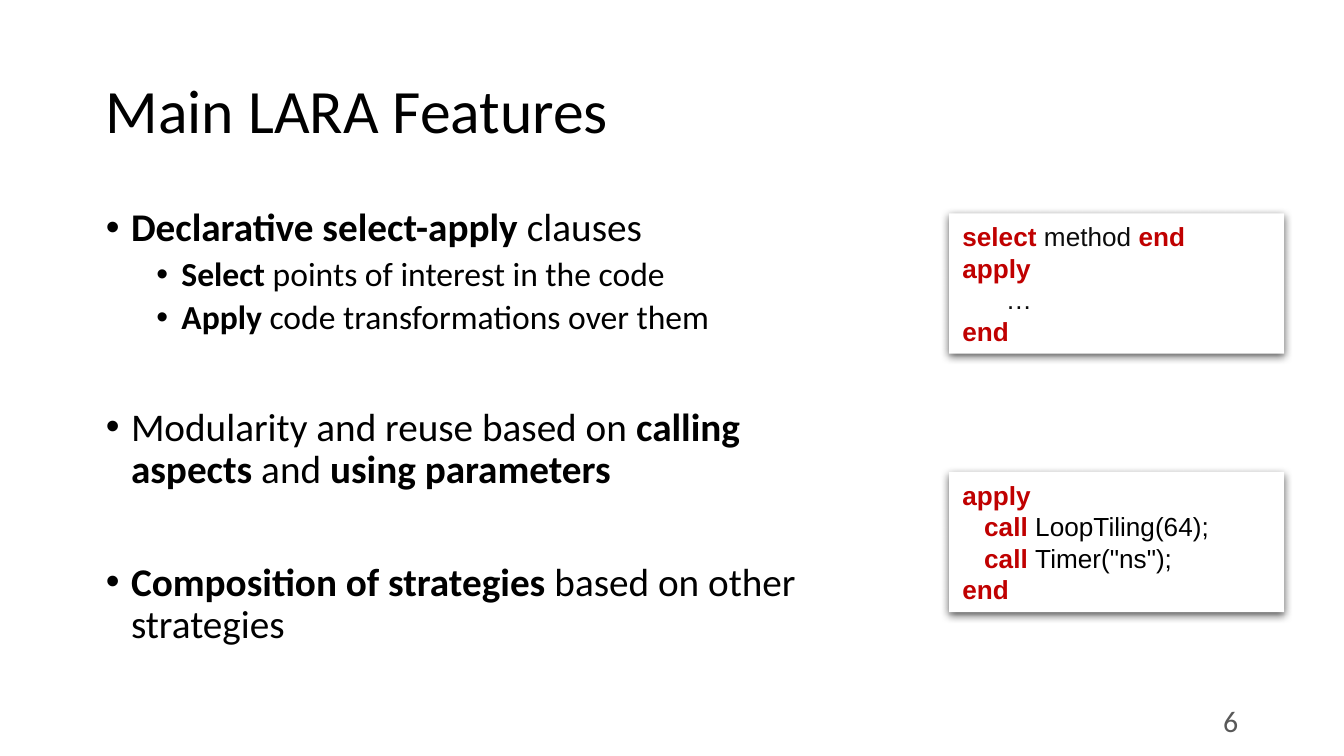
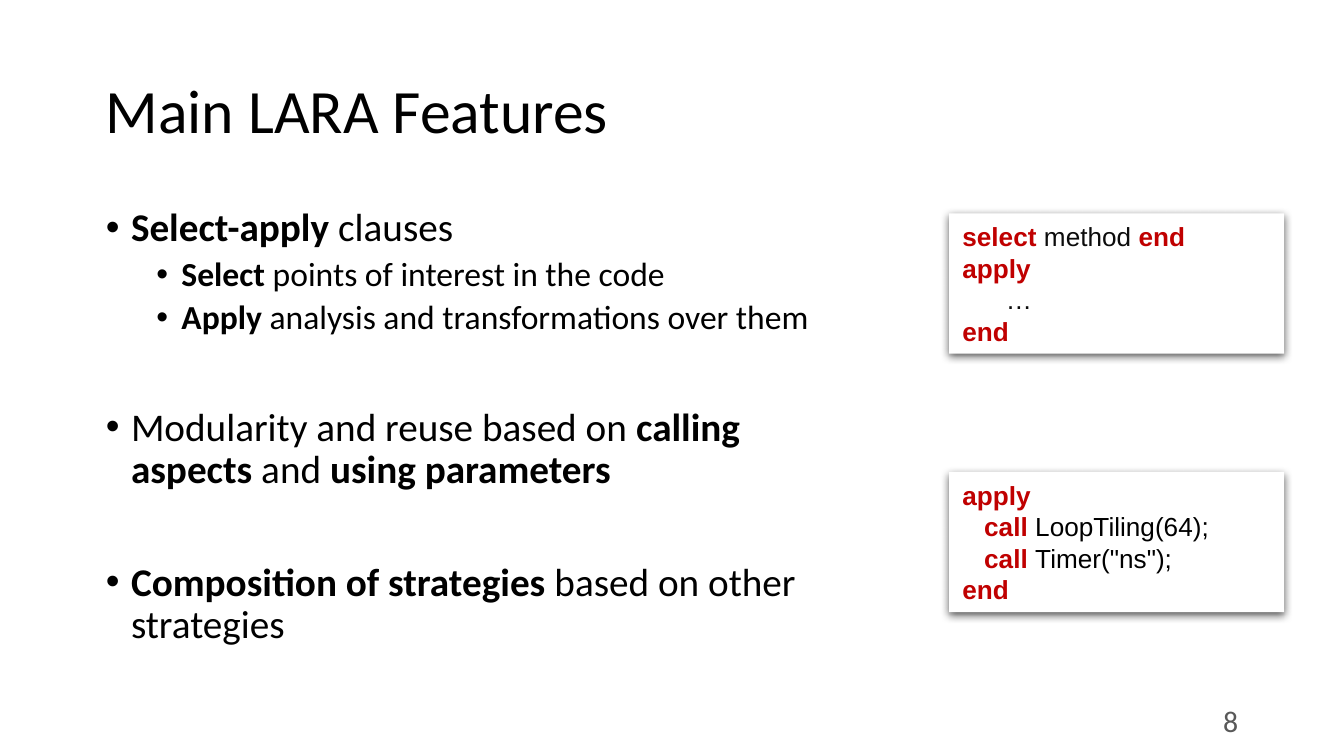
Before and after one commit to specs-feup/specs-lara, a slide deck: slide 8 of 2019-GreenSwLab/Clava-Tutorial.pptx (slide 6 before the commit). Drawn at 1344x756 pixels with LibreOffice and Linux fonts; fonts in the diff are those of the drawing. Boxes give left, top, right and bottom in pixels: in the first picture for what was removed or moved away, otherwise in the second. Text is boxed around its words. In the diff, an @@ line names an element or a change of style, - is before the commit and + after.

```diff
--- a/2019-GreenSwLab/Clava-Tutorial.pptx
+++ b/2019-GreenSwLab/Clava-Tutorial.pptx
@@ text at <box>131,213,453,247</box>: text changed @@
-• Declarative select-apply clauses
+• Select-apply clauses
@@ text at <box>181,305,808,335</box>: text changed @@
-  • Apply code transformations over them
+  • Apply analysis and transformations over them
@@ page number at <box>1223,711,1238,732</box>: text changed @@
-6
+8
```
Also in this commit, not shown: 8 other slides changed, 2 slides added, 1 slide removed, 1 other file.
